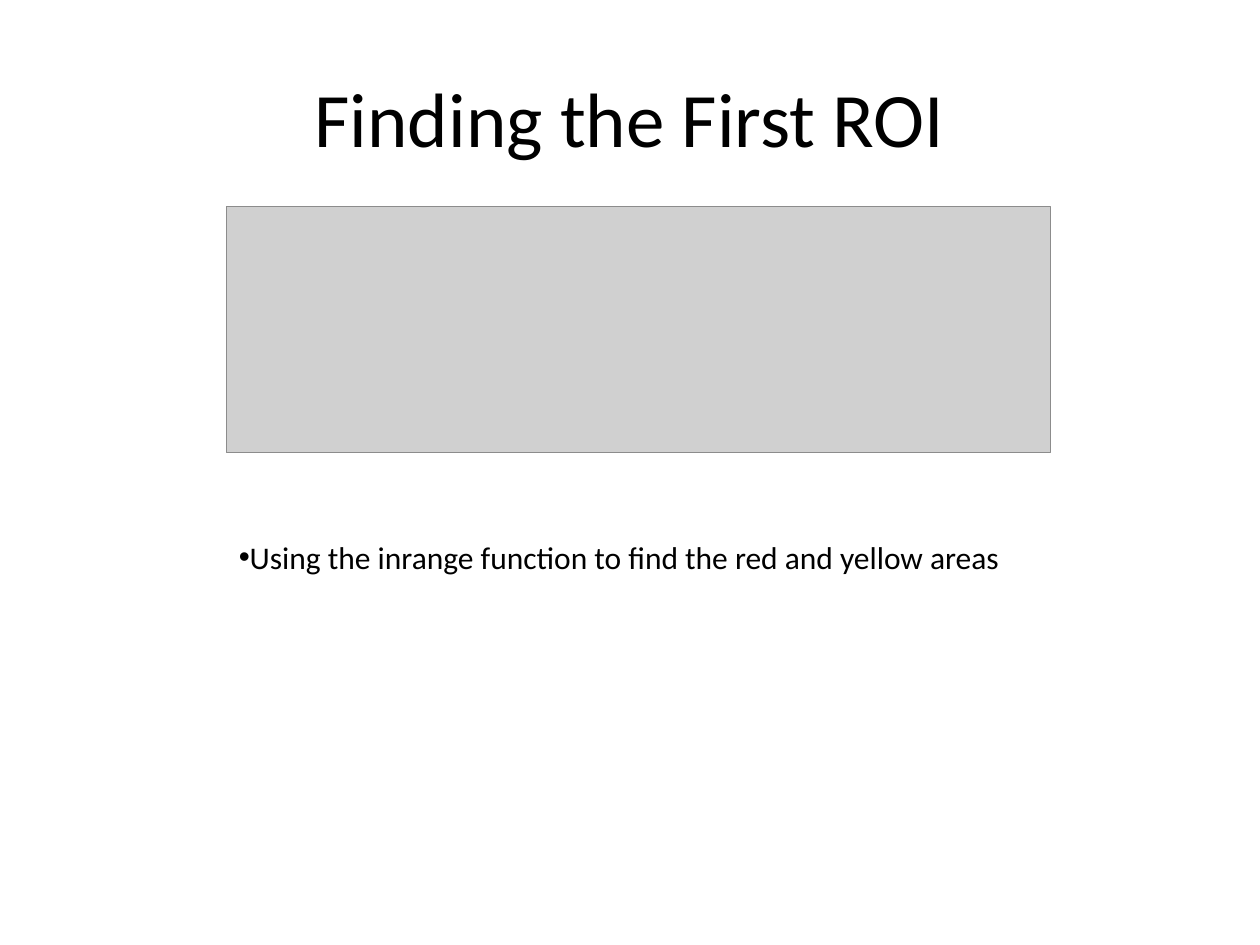
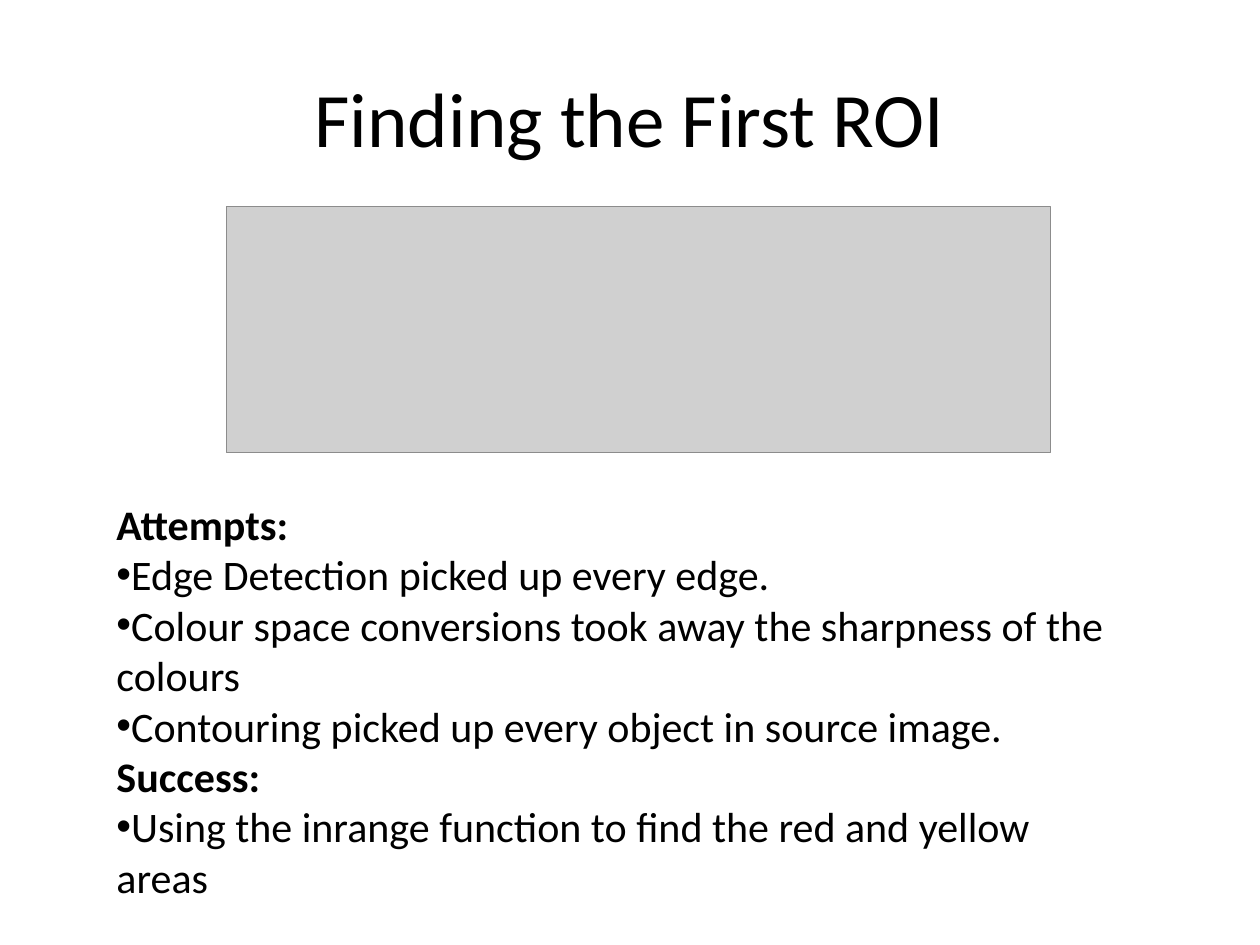
Before and after one commit to MichaelKane428/ImageProcessing, a slide deck: slide 6 of imagePro.pptx. Drawn at 1260x945 pixels with LibreOffice and Linux fonts; fonts in the diff are those of the drawing; grey boxes stand for pictures. Boxes give left, top, right and bottom in pixels: in the first picture for what was removed or moved away, otherwise in the second. Text is boxed around its words. In the diff, an @@ line names an element or a change of style, - is before the commit and + after.

```diff
--- a/imagePro.pptx
+++ b/imagePro.pptx
@@ text "Attempts:": place and size @@
-text "Attempts:" at bbox=[250, 547, 999, 575]
+text "Attempts:" at bbox=[116, 512, 1103, 894]
@@ text at bbox=[116, 512, 1103, 793]: paragraphs added @@
+Attempts:
+• Edge Detection picked up every edge.
+• Colour space conversions took away the sharpness of the colours
+• Contouring picked up every object in source image.
+Success:
@@ text at bbox=[116, 812, 1030, 894]: size 18 to 24 pt in "Using the inrange function to find the ..." @@
```
Also in this commit, not shown: 3 other slides changed, 2 slides added, 1 slide removed, 2 other files.
